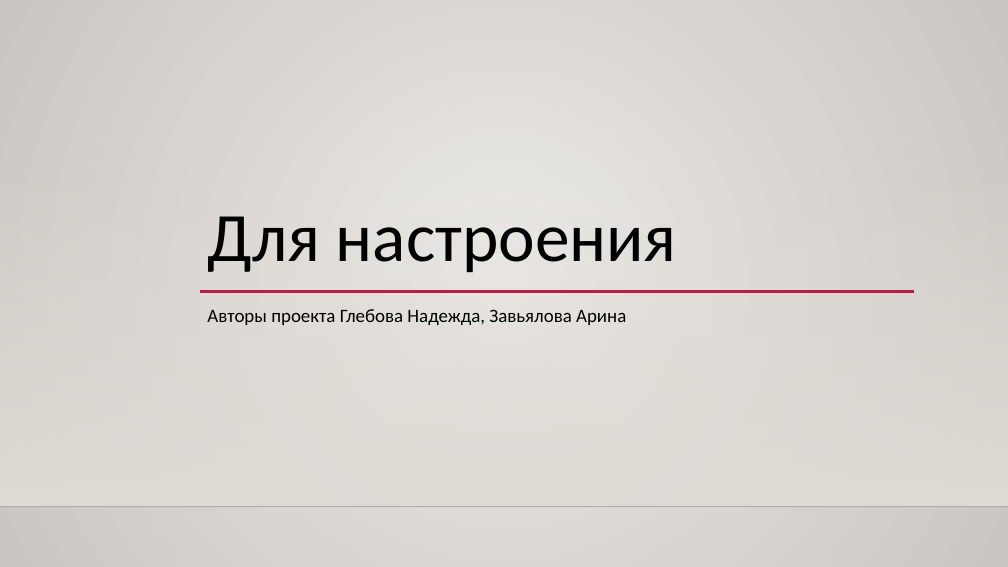
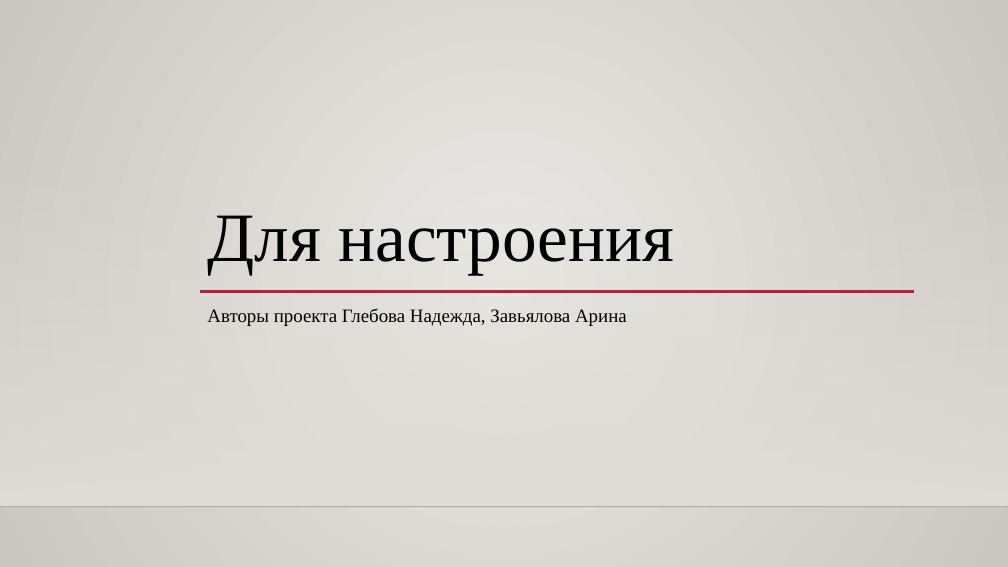
Before and after one commit to 20moonlight01/yandexlyceumweb, a slide deck: slide 1 of Для настроения.pptx. Drawn at 1008x567 pixels with LibreOffice and Linux fonts; fonts in the diff are those of the drawing; background and template pictures are left out. Boxes give left, top, right and bottom in pixels: in the first picture for what was removed or moved away, otherwise in the second. Text is boxed around its words. In the diff, an @@ line names an element or a change of style, - is before the commit and + after.

```diff
--- a/Для настроения.pptx
+++ b/Для настроения.pptx
@@ title "Для настроения" at (207, 215, 674, 275): font Calibri to Times New Roman @@
@@ subtitle "Авторы проекта Глебова Надежда, Завьялова ..." at (207, 308, 627, 326): font Calibri to Times New Roman @@
```
Also in this commit, not shown: 3 other slides changed, 17 slides added.
